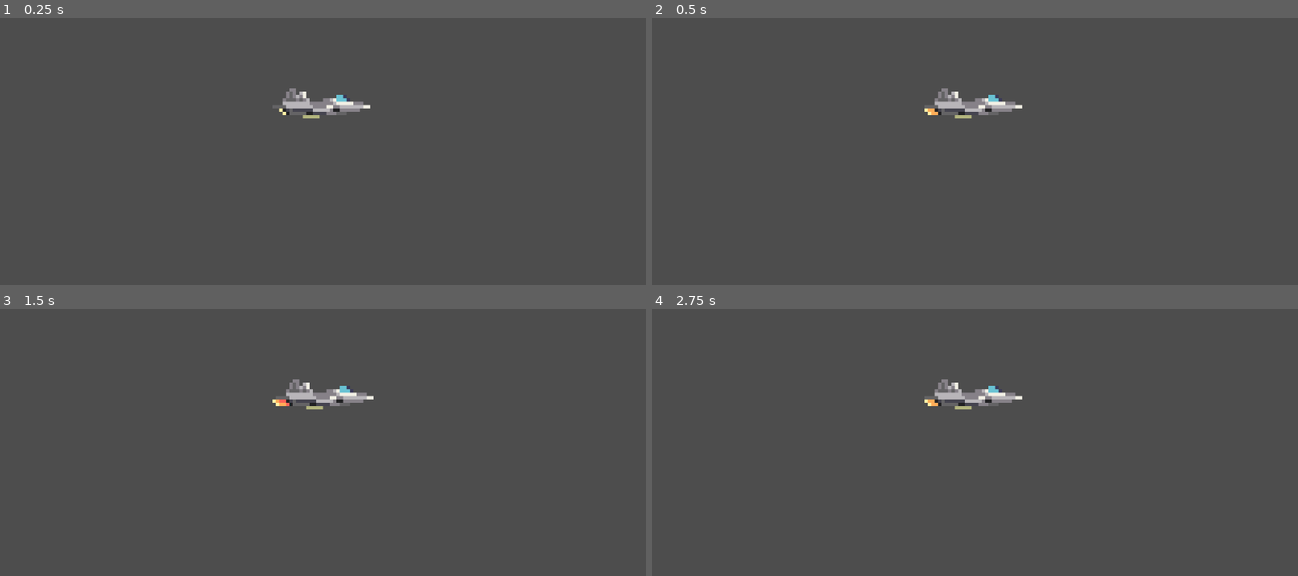
Above: before the commit, frames 1-4 (two rows, left to right).
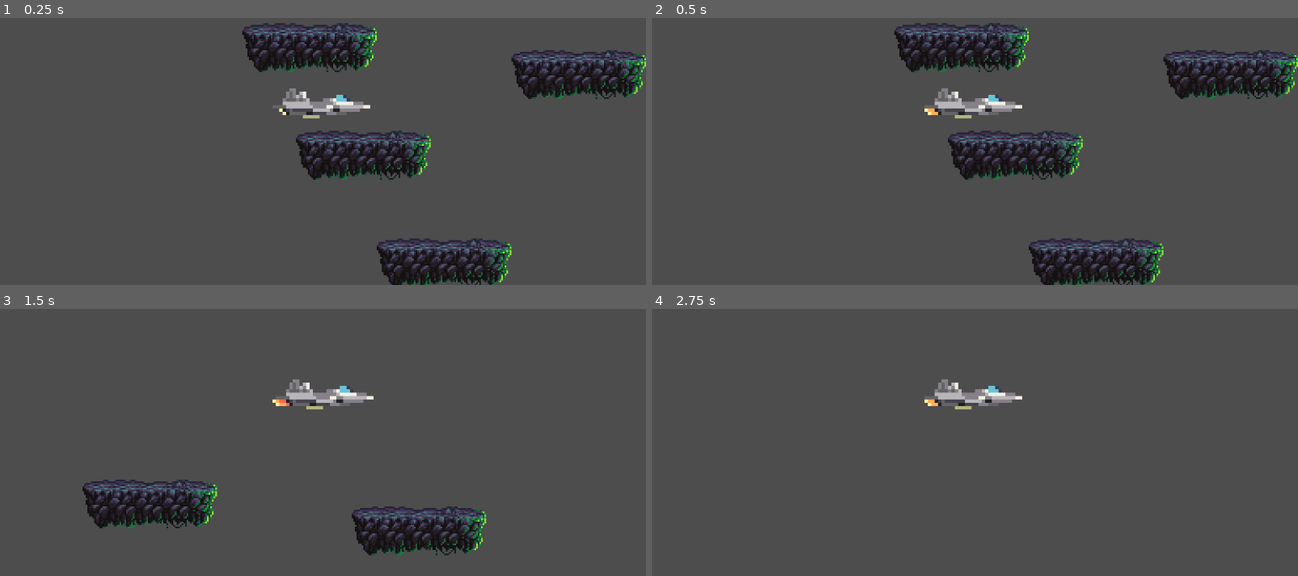
Above: after the commit, the same moments.

Repository: eddbra73/92005-Internal
Game: Godot game, scene res://Base Game.tscn
Two runs of this game, one before a commit and one after it. Both use one fixed random seed, a clock stepped at 60 frames per second and the inputs below.
Inputs:
- Up to frame 1 (0.25 s): no input
- Up to frame 2 (0.5 s): no input
- Up to frame 3 (1.5 s): tap Enter (ui_accept) at 0.5, 0.6, 0.77, 1.07, 1.35 s; hold Right (ui_right) from 0.53 s (still down)
- Up to frame 4 (2.75 s): tap Enter (ui_accept) at 1.52, 1.82, 2.1 s; release Right (ui_right) at 2.03 s; hold Left (ui_left) from 2.03 s (still down)

The runs differ from the first frame. In frame 1, 11% of the frame differs, in the area x 37-100%, y 1-100%; in frame 2, 11%; in frame 3, 5.6%; in frame 4, nothing differs.

Commit message:
v1.3 Tiles
Added most of the movement and the main tiles including those that will make up the platforms.

Diff:
--- a/Base Game.tscn
+++ b/Base Game.tscn
@@ -1,17 +1,173 @@
-[gd_scene load_steps=3 format=3 uid="uid://ct11x2a3roqbu"]
+[gd_scene load_steps=5 format=3 uid="uid://ct11x2a3roqbu"]
 
 [ext_resource type="PackedScene" uid="uid://cn3d87q3272o2" path="res://player.tscn" id="1_cejre"]
+[ext_resource type="Texture2D" uid="uid://7bko57qdhubu" path="res://sprites/AlienRock1 16x16.png" id="2_idhfk"]
 
-[sub_resource type="WorldBoundaryShape2D" id="WorldBoundaryShape2D_slgoh"]
-distance = -1.0
+[sub_resource type="TileSetAtlasSource" id="TileSetAtlasSource_8dk15"]
+texture = ExtResource("2_idhfk")
+0:0/0 = 0
+1:0/0 = 0
+2:0/0 = 0
+3:0/0 = 0
+4:0/0 = 0
+5:0/0 = 0
+6:0/0 = 0
+7:0/0 = 0
+8:0/0 = 0
+9:0/0 = 0
+10:0/0 = 0
+11:0/0 = 0
+12:0/0 = 0
+13:0/0 = 0
+14:0/0 = 0
+15:0/0 = 0
+0:1/0 = 0
+1:1/0 = 0
+2:1/0 = 0
+3:1/0 = 0
+4:1/0 = 0
+5:1/0 = 0
+6:1/0 = 0
+7:1/0 = 0
+8:1/0 = 0
+9:1/0 = 0
+10:1/0 = 0
+11:1/0 = 0
+12:1/0 = 0
+13:1/0 = 0
+14:1/0 = 0
+15:1/0 = 0
+0:2/0 = 0
+1:2/0 = 0
+2:2/0 = 0
+3:2/0 = 0
+4:2/0 = 0
+5:2/0 = 0
+6:2/0 = 0
+7:2/0 = 0
+8:2/0 = 0
+9:2/0 = 0
+10:2/0 = 0
+11:2/0 = 0
+12:2/0 = 0
+13:2/0 = 0
+14:2/0 = 0
+15:2/0 = 0
+0:3/0 = 0
+1:3/0 = 0
+2:3/0 = 0
+3:3/0 = 0
+4:3/0 = 0
+5:3/0 = 0
+6:3/0 = 0
+7:3/0 = 0
+8:3/0 = 0
+9:3/0 = 0
+10:3/0 = 0
+11:3/0 = 0
+12:3/0 = 0
+13:3/0 = 0
+0:4/0 = 0
+1:4/0 = 0
+2:4/0 = 0
+3:4/0 = 0
+4:4/0 = 0
+5:4/0 = 0
+6:4/0 = 0
+7:4/0 = 0
+8:4/0 = 0
+9:4/0 = 0
+10:4/0 = 0
+11:4/0 = 0
+12:4/0 = 0
+13:4/0 = 0
+0:5/0 = 0
+1:5/0 = 0
+2:5/0 = 0
+3:5/0 = 0
+4:5/0 = 0
+5:5/0 = 0
+6:5/0 = 0
+8:5/0 = 0
+0:6/0 = 0
+1:6/0 = 0
+2:6/0 = 0
+3:6/0 = 0
+4:6/0 = 0
+5:6/0 = 0
+0:7/0 = 0
+1:7/0 = 0
+2:7/0 = 0
+3:7/0 = 0
+4:7/0 = 0
+5:7/0 = 0
+0:8/0 = 0
+1:8/0 = 0
+2:8/0 = 0
+3:8/0 = 0
+4:8/0 = 0
+5:8/0 = 0
+0:9/0 = 0
+1:9/0 = 0
+2:9/0 = 0
+3:9/0 = 0
+4:9/0 = 0
+5:9/0 = 0
+0:10/0 = 0
+1:10/0 = 0
+2:10/0 = 0
+3:10/0 = 0
+4:10/0 = 0
+5:10/0 = 0
+0:13/0 = 0
+1:13/0 = 0
+2:13/0 = 0
+3:13/0 = 0
+4:13/0 = 0
+5:13/0 = 0
+6:13/0 = 0
+9:13/0 = 0
+10:13/0 = 0
+13:13/0 = 0
+14:13/0 = 0
+0:14/0 = 0
+1:14/0 = 0
+2:14/0 = 0
+3:14/0 = 0
+4:14/0 = 0
+5:14/0 = 0
+6:14/0 = 0
+9:14/0 = 0
+10:14/0 = 0
+13:14/0 = 0
+14:14/0 = 0
+3:11/size_in_atlas = Vector2i(2, 2)
+3:11/0 = 0
+6:10/size_in_atlas = Vector2i(2, 3)
+6:10/0 = 0
+5:11/size_in_atlas = Vector2i(1, 2)
+5:11/0 = 0
+8:12/0 = 0
+7:13/size_in_atlas = Vector2i(2, 2)
+7:13/0 = 0
+12:13/size_in_atlas = Vector2i(1, 2)
+12:13/0 = 0
+11:13/size_in_atlas = Vector2i(1, 2)
+11:13/0 = 0
+15:13/size_in_atlas = Vector2i(2, 2)
+15:13/0 = 0
+
+[sub_resource type="TileSet" id="TileSet_m64xf"]
+sources/0 = SubResource("TileSetAtlasSource_8dk15")
 
 [node name="Game" type="Node2D"]
 
 [node name="CharacterBody2D" parent="." instance=ExtResource("1_cejre")]
+position = Vector2(865, 281)
 
-[node name="StaticBody2D" type="StaticBody2D" parent="."]
-position = Vector2(592, 228)
-metadata/_edit_group_ = true
-
-[node name="CollisionShape2D" type="CollisionShape2D" parent="StaticBody2D"]
-shape = SubResource("WorldBoundaryShape2D_slgoh")
+[node name="TileMap" type="TileMap" parent="."]
+position = Vector2(-735, -296)
+scale = Vector2(2, 2)
+tile_set = SubResource("TileSet_m64xf")
+format = 2
+layer_0/tile_data = PackedInt32Array(983087, 0, 0, 983088, 65536, 0, 983089, 131072, 0, 983090, 196608, 0, 983091, 262144, 0, 1048633, 0, 0, 1048634, 65536, 0, 1048635, 131072, 0, 1048636, 196608, 0, 1048637, 262144, 0, 1507380, 0, 0, 1507381, 65536, 0, 1507382, 131072, 0, 1507383, 196608, 0, 1507384, 262144, 0, 1572916, 0, 2, 1572917, 65536, 2, 1572918, 131072, 2, 1572919, 196608, 2, 1572920, 262144, 2, 1048623, 0, 2, 1048624, 65536, 2, 1048625, 131072, 2, 1048626, 196608, 2, 1048627, 262144, 2, 1114169, 0, 2, 1114170, 65536, 2, 1114171, 131072, 2, 1114172, 196608, 2, 1114173, 262144, 2, 1245233, 0, 0, 1245234, 65536, 0, 1245235, 131072, 0, 1245236, 196608, 0, 1310769, 0, 2, 1310770, 65536, 2, 1310771, 131072, 2, 1310772, 196608, 2, 1245237, 262144, 0, 1310773, 262144, 2)
--- a/Scripts/player_moving.gd
+++ b/Scripts/player_controls.gd
@@ -1,8 +1,9 @@
 extends CharacterBody2D
 
 
-const SPEED = 300.0
-const JUMP_VELOCITY = -400.0
+const SPEED = 200.0
+const JUMP_VELOCITY = -350.0
+const UP = -200.0
 
 # Get the gravity from the project settings to be synced with RigidBody nodes.
 var gravity = ProjectSettings.get_setting("physics/2d/default_gravity")
@@ -10,12 +11,11 @@
 
 func _physics_process(delta):
 	# Add the gravity.
-	if not is_on_floor():
-		velocity.y += gravity * delta
+
 
 	# Handle jump.
-	if Input.is_action_just_pressed("ui_accept") and is_on_floor():
-		velocity.y = JUMP_VELOCITY
+	if Input.is_action_just_pressed("ui_accept"):
+		velocity.y =  UP
 
 	# Get the input direction and handle the movement/deceleration.
 	# As good practice, you should replace UI actions with custom gameplay actions.
--- a/player.tscn
+++ b/player.tscn
@@ -1,6 +1,6 @@
 [gd_scene load_steps=9 format=3 uid="uid://cn3d87q3272o2"]
 
-[ext_resource type="Script" path="res://Scripts/player_moving.gd" id="1_333hp"]
+[ext_resource type="Script" path="res://Scripts/player_controls.gd" id="1_877he"]
 [ext_resource type="Texture2D" uid="uid://dvuslgw1hwk3a" path="res://sprites/spaceship (6).png" id="1_sr7yr"]
 
 [sub_resource type="AtlasTexture" id="AtlasTexture_pf6hh"]
@@ -45,7 +45,7 @@
 
 [node name="CharacterBody2D" type="CharacterBody2D"]
 position = Vector2(507, 279)
-script = ExtResource("1_333hp")
+script = ExtResource("1_877he")
 metadata/_edit_group_ = true
 
 [node name="AnimatedSprite2D" type="AnimatedSprite2D" parent="."]
Binary file added: sprites/AlienRock1 16x16.png
Not shown, added: sprites/AlienRock1 16x16.png.import
